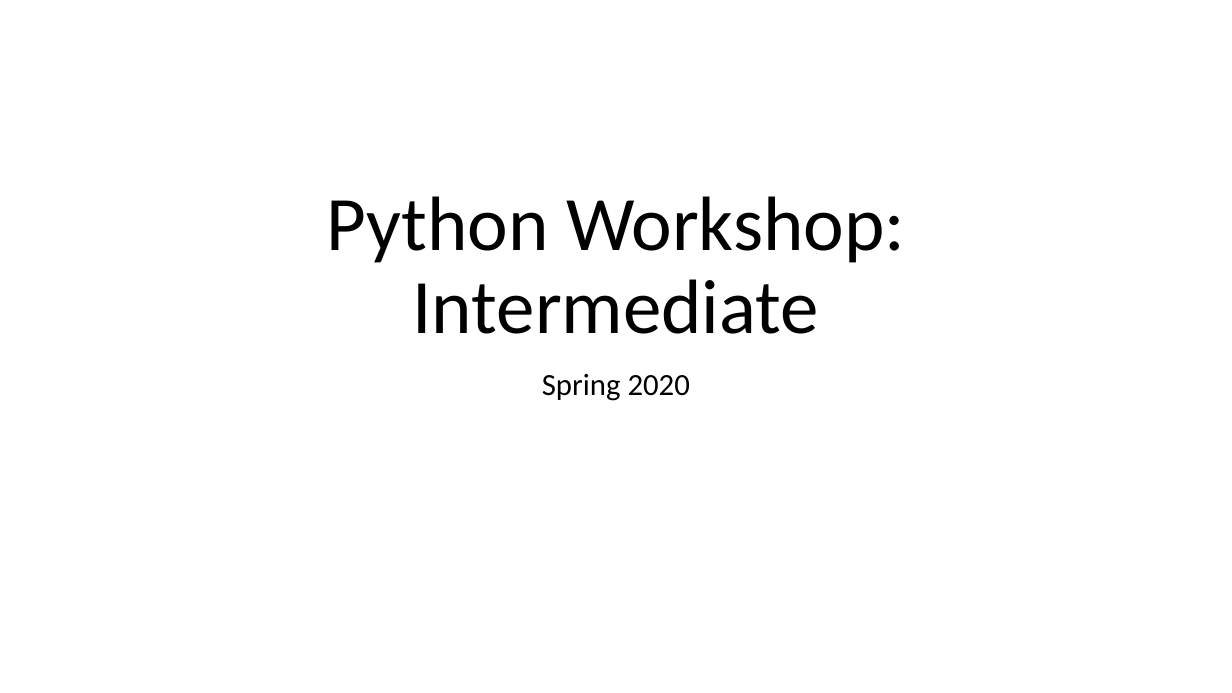
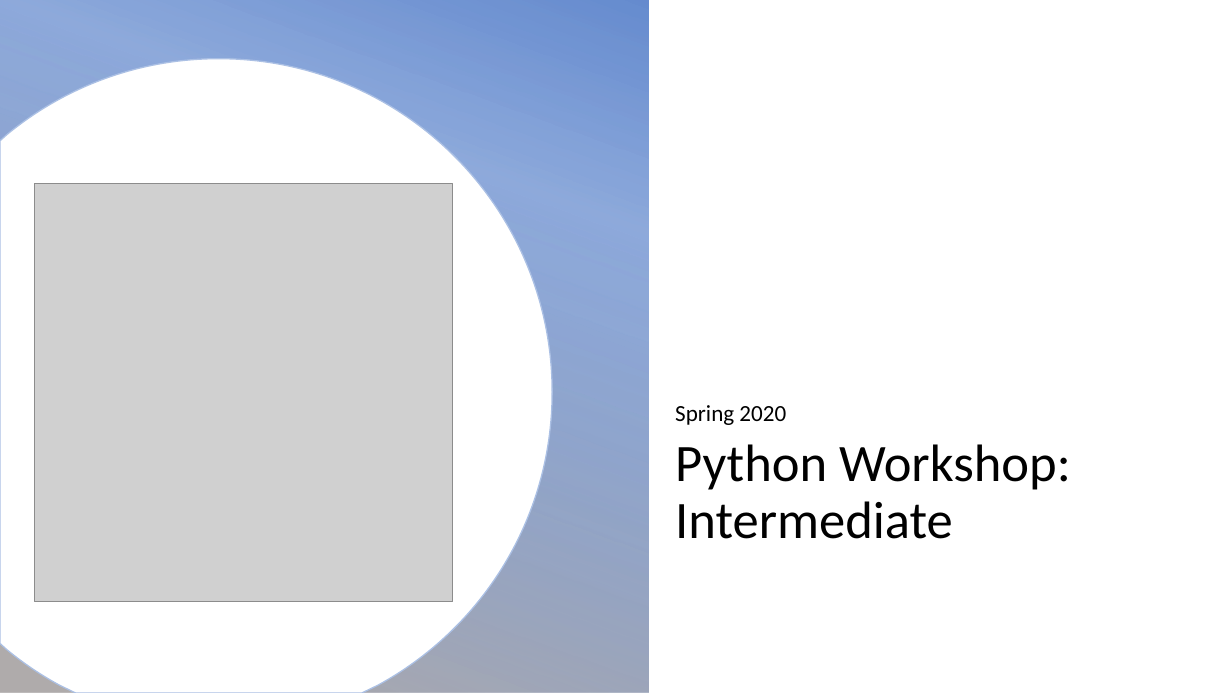
Before and after one commit to DanCranford/Workshop_Intermediate_1, a slide deck: slide 1 of Workshop 1.pptx. Drawn at 1232x693 pixels with LibreOffice and Linux fonts; fonts in the diff are those of the drawing; grey boxes stand for pictures; background and template pictures are left out. Boxes give left, top, right and bottom in pixels: in the first picture for what was removed or moved away, otherwise in the second. Text is boxed around its words. In the diff, an @@ line names an element or a change of style, - is before the commit and + after.

```diff
--- a/Workshop 1.pptx
+++ b/Workshop 1.pptx
@@ rectangle added at [0, 0, 649, 693], fill gradient #4472C4 to #AFABAB @@
@@ freeform shape added at [0, 59, 553, 693], fill #FFFFFF, outline #AFABAB 1 pt @@
@@ picture added at [34, 184, 453, 603] @@
@@ subtitle "Spring 2020": place and size @@
-subtitle "Spring 2020" at [542, 374, 690, 401]
+subtitle "Spring 2020" at [675, 405, 786, 425]
@@ subtitle "Spring 2020" at [675, 405, 786, 425]: size 24 to 18 pt; alignment centre to left; vertical alignment top to bottom @@
@@ title "Python Workshop: Intermediate": place and size @@
-title "Python Workshop: Intermediate" at [326, 196, 905, 334]
+title "Python Workshop: Intermediate" at [675, 444, 1071, 539]
@@ title "Python Workshop: Intermediate" at [675, 444, 1071, 539]: size 60 to 41 pt; alignment centre to left; vertical alignment bottom to top @@
```
Also in this commit, not shown: 4 other slides changed, 2 slides added, 1 other file.
